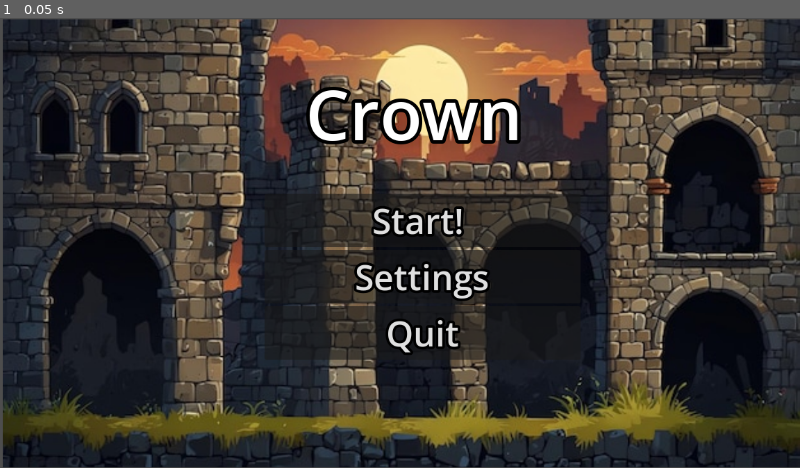
Above: before the commit, frame 1.
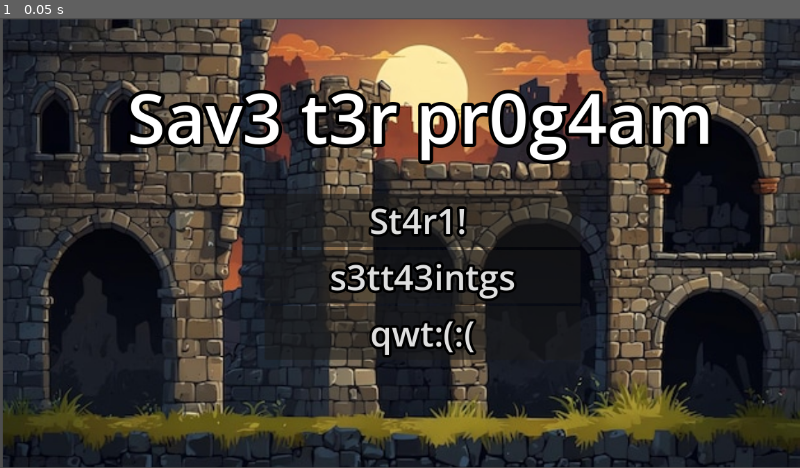
Above: after the commit, the same moment.

Repository: Blopfy/gaming_tings_bruv
Game: Godot game, scene res://Title_scene.tscn
Same seed, same stepped clock (60 frames per second), same inputs: the game is played once before the commit and once after it. The project has no main scene, so this scene is started directly.
Inputs:
- Up to frame 1 (0.05 s): no input

The runs differ from the first frame. In frame 1, 8.0% of the frame differs, in the area x 16-89%, y 15-76%.

Commit message:
added timer heart and first level

Diff:
--- /dev/null
+++ b/Global.gd
@@ -0,0 +1,15 @@
+extends Node
+
+
+# Called when the node enters the scene tree for the first time.
+func _ready() -> void:
+	var minigames_done = 0 #track how many minigames done
+	var lives = 5 #track how many lives left, also effecting garlic appearing
+
+
+	pass # Replace with function body.
+
+
+# Called every frame. 'delta' is the elapsed time since the previous frame.
+func _process(delta: float) -> void:
+	pass
--- a/Title_scene.tscn
+++ b/Title_scene.tscn
@@ -1,9 +1,10 @@
 [gd_scene format=3 uid="uid://kx8x0upup1cc"]
 
+[ext_resource type="Script" uid="uid://dhswiun0fqvdk" path="res://title_scene.gd" id="1_anxrq"]
 [ext_resource type="Texture2D" uid="uid://bgv7g07fk0ni7" path="res://backgound.jpg" id="1_f5ppp"]
-[ext_resource type="Script" uid="uid://clx0rxknc4hl6" path="res://start_button.gd" id="2_anxrq"]
 
 [node name="Node2D" type="Node2D" unique_id=1466483061]
+script = ExtResource("1_anxrq")
 
 [node name="background" type="TextureRect" parent="." unique_id=1915130904]
 offset_left = 4.0
@@ -14,13 +15,13 @@
 
 [node name="RichTextLabel" type="RichTextLabel" parent="background" unique_id=841192932]
 layout_mode = 0
-offset_left = 436.0
-offset_top = 67.0
-offset_right = 756.0
-offset_bottom = 219.0
+offset_left = 179.0
+offset_top = 72.0
+offset_right = 1068.0
+offset_bottom = 224.0
 theme_override_constants/outline_size = 20
 theme_override_font_sizes/normal_font_size = 100
-text = "Crown"
+text = "Sav3 t3r pr0g4am"
 
 [node name="VBoxContainer" type="VBoxContainer" parent="." unique_id=1611713767]
 offset_left = 381.0
@@ -32,17 +33,20 @@
 layout_mode = 2
 theme_override_constants/outline_size = 15
 theme_override_font_sizes/font_size = 50
-text = "Start! "
-script = ExtResource("2_anxrq")
+text = "St4r1! "
 
-[node name="Start Button3" type="Button" parent="VBoxContainer" unique_id=1217859510]
+[node name="Setting Button" type="Button" parent="VBoxContainer" unique_id=1217859510]
 layout_mode = 2
 theme_override_constants/outline_size = 15
 theme_override_font_sizes/font_size = 50
-text = "Settings"
+text = "s3tt43intgs"
 
-[node name="Start Button2" type="Button" parent="VBoxContainer" unique_id=834055730]
+[node name="Quit Button" type="Button" parent="VBoxContainer" unique_id=834055730]
 layout_mode = 2
 theme_override_constants/outline_size = 15
 theme_override_font_sizes/font_size = 50
-text = "Quit"
+text = "qwt:(:("
+
+[connection signal="pressed" from="VBoxContainer/Start Button" to="." method="_on_start_button_pressed"]
+[connection signal="pressed" from="VBoxContainer/Setting Button" to="." method="_on_setting_button_pressed"]
+[connection signal="pressed" from="VBoxContainer/Quit Button" to="." method="_on_quit_button_pressed"]
--- /dev/null
+++ b/first_level.tscn
@@ -0,0 +1,46 @@
+[gd_scene format=3 uid="uid://dw21j68s2sgoh"]
+
+[ext_resource type="Script" uid="uid://ccafqk3c6pqun" path="res://timer_screen.gd" id="1_7m365"]
+[ext_resource type="Texture2D" uid="uid://bgv7g07fk0ni7" path="res://backgound.jpg" id="2_5nl2g"]
+[ext_resource type="Texture2D" uid="uid://c0q2v4gcsg2e5" path="res://icon.svg" id="3_mne6x"]
+
+[node name="Node2D" type="Node2D" unique_id=1247990015]
+script = ExtResource("1_7m365")
+
+[node name="TextureRect" type="TextureRect" parent="." unique_id=201042651]
+offset_top = -2.0
+offset_right = 1154.0
+offset_bottom = 637.0
+texture = ExtResource("2_5nl2g")
+
+[node name="Lives_Container" type="HBoxContainer" parent="." unique_id=1152177815]
+offset_left = 8.0
+offset_top = 6.0
+offset_right = 136.0
+offset_bottom = 134.0
+
+[node name="Hearts" type="TextureRect" parent="Lives_Container" unique_id=351957628]
+layout_mode = 2
+texture = ExtResource("3_mne6x")
+
+[node name="Level" type="RichTextLabel" parent="." unique_id=641569577]
+offset_left = 922.0
+offset_top = 16.0
+offset_right = 1120.0
+offset_bottom = 78.0
+theme_override_colors/default_color = Color(0, 0, 0, 1)
+theme_override_colors/font_outline_color = Color(0.85540605, 0.054777876, 0.2233533, 1)
+theme_override_constants/outline_size = 20
+theme_override_font_sizes/normal_font_size = 40
+text = "L3v4l 1ne"
+
+[node name="Timer" type="RichTextLabel" parent="." unique_id=458836705]
+offset_left = 155.0
+offset_top = 10.0
+offset_right = 395.0
+offset_bottom = 73.0
+theme_override_colors/default_color = Color(0, 0, 0, 1)
+theme_override_colors/font_outline_color = Color(0.95445794, 3.6098063e-06, 1.347661e-06, 1)
+theme_override_constants/outline_size = 15
+theme_override_font_sizes/normal_font_size = 40
+text = "0.000000000"
--- /dev/null
+++ b/node_2d.gd
@@ -0,0 +1,11 @@
+extends Node2D
+
+
+# Called when the node enters the scene tree for the first time.
+func _ready() -> void:
+	pass # Replace with function body.
+
+
+# Called every frame. 'delta' is the elapsed time since the previous frame.
+func _process(delta: float) -> void:
+	pass
--- a/project.godot
+++ b/project.godot
@@ -13,6 +13,10 @@
 config/name="uk_game_Fam"
 config/features=PackedStringArray("4.7", "GL Compatibility")
 config/icon="res://icon.svg"
+
+[autoload]
+
+Global="*uid://ccm7okf4xt7nt"
 
 [display]
 
--- /dev/null
+++ b/themed_timer.tscn
@@ -0,0 +1,6 @@
+[gd_scene format=3 uid="uid://1kq2njhakjmt"]
+
+[ext_resource type="Script" uid="uid://dkibbobbefo8t" path="res://time_themed.gd" id="1_jnd3y"]
+
+[node name="Node2D" type="Node2D" unique_id=343098763]
+script = ExtResource("1_jnd3y")
--- /dev/null
+++ b/time_themed.gd
@@ -0,0 +1,29 @@
+extends Node2D
+@onready var timer: RichTextLabel = $timer #literally just the richlabeltext
+
+var time : float
+
+# Called when the node enters the scene tree for the first time.
+func _ready() -> void:
+	pass # Replace with function body.
+
+
+# Called every frame. 'delta' is the elapsed time since the previous frame.
+func _process(delta: float) -> void:
+	timer.text = str(snapped(time, 0.10)) # this makes names easier
+
+func Timer(start_time: float): # making a new function for timer countdown!
+	# we want the timer to go down, and when it reaches 0 it transitions
+	# to the next scene!
+
+	time = start_time
+
+	while time > 0.0: # run if timer hasnt reached 0
+		await wait(0.10)
+		time = time - 0.10
+
+	#when timer reaches 0
+	return
+
+func wait(seconds: float) -> void: # write this simple function out for wait!
+	await get_tree().create_timer(seconds).timeout # makes u wait
--- /dev/null
+++ b/timer_screen.gd
@@ -0,0 +1,55 @@
+extends Node2D
+@onready var garlic_container: HBoxContainer = $Lives_Container
+@onready var garlic: TextureRect = $Lives_Container/Hearts
+@onready var level: RichTextLabel = $Level
+@onready var timer: RichTextLabel = $Timer
+
+var time
+
+# Called when the node enters the scene tree for the first time.
+
+func _ready() -> void:
+	await Timer(5.0) # using the function created
+
+	if Global.minigames_done < 3: # if you havent completed 3 minigames yet
+		Global.minigames_done = Global.minigames_done +1
+		get_tree().change_scene_to_file("res://scenes/minigame_" + str(Global.minigames_done) + ".tscn") # changes your scene by arranging this frankenstein path.
+# Above, your script is being told to go to the next minigame. If the
+# current minigame is Level 1, then you would be on minigame 1. If you
+# complete that level, you have the minigames_done add one, and then you
+# look for the scene titled `minigame_` and then whatever minigame number
+# should be next. Make sure you name your minigame saves appropriately.
+
+	else:
+		get_tree().change_scene_to_file("res://scenes/title_scene.tscn") # changes your scene
+
+
+func _process(delta: float) -> void: # runs EVERY FRAME
+	match Global.lives: # asks or checks if lives is equal to one of
+#these values, cool hack. by the way this is a horrid way to illustrate the
+#lives visually so later you can always find alternative code. Now, dw abt it.
+
+		0:
+			garlic.hide()
+
+			garlic_container.hide() # just hides everything
+
+	timer.text = str(time) # make ths text reflect the value of the time variable. this makes names easier. the str() converts the int to a String
+	level.text = "Level " + str(Global.minigames_done) # this tells you want minigame you're on using concatenation (google the word yo)
+
+func Timer(start_time: float): # making a new function for timer countdown!
+	# we want the timer to go down, and when it reaches 0 it transitions
+	# to the next scene!
+
+	time = start_time # make the timer, which is reflected through the timer text, start at your desired number
+
+	while time > 0.0: # run if timer hasnt reached 0
+		await wait(0.1) # asks script to wait on this function. the 'wait' name for the function does nothing here, as await is just telling the scrpit to wait for the function to complete before progressing
+		time -= 0.1 # remove 0.1
+		# progressively get the value smaller and smaller
+
+	#when timer reaches 0
+	return
+
+func wait(seconds: float) -> void: # write this simple function out for wait!
+	await get_tree().create_timer(seconds).timeout # makes u wait, dw abt this being complex '''
--- a/title_scene.gd
+++ b/title_scene.gd
@@ -17,4 +17,5 @@
 
 
 func _on_quit_button_pressed() -> void:
-	pass # Replace with function body.
+	get_tree().quit()
+pass # Replace with function body.
Not shown, added: Global.gd.uid
Binary file added: first_scene_bg.jpg
Not shown, added: first_scene_bg.jpg.import
Binary file added: hearts.png
Not shown, added: hearts.png.import
Not shown, added: node_2d.gd.uid
Not shown, added: time_themed.gd.uid
Not shown, added: timer_screen.gd.uid
